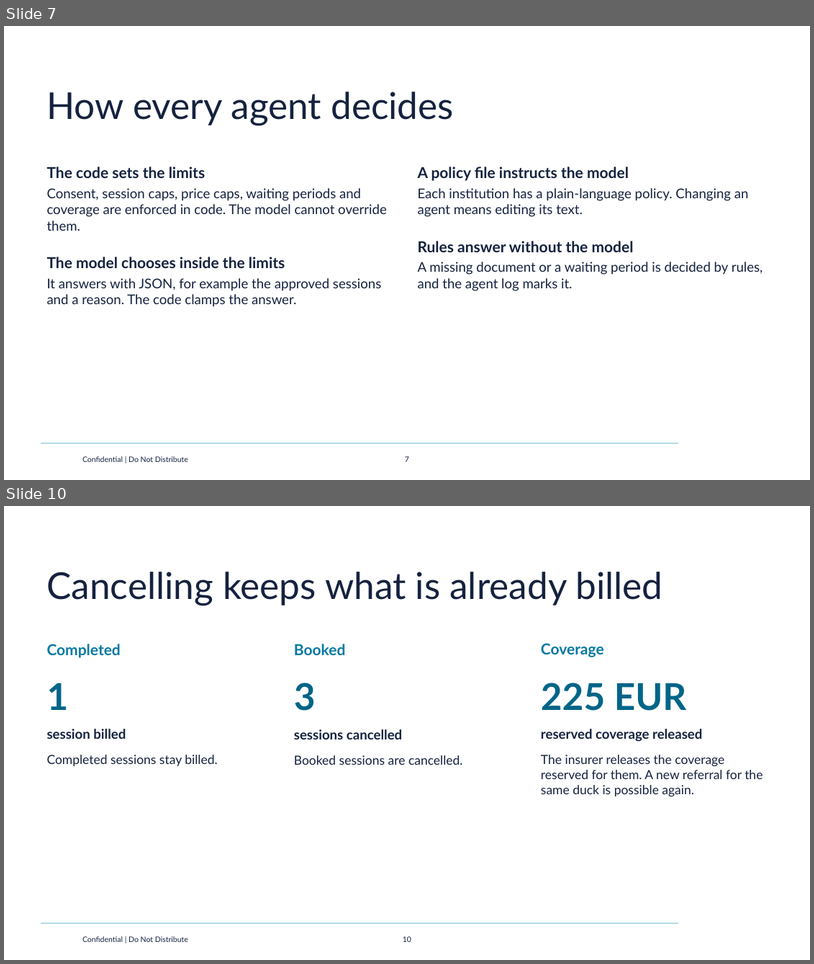
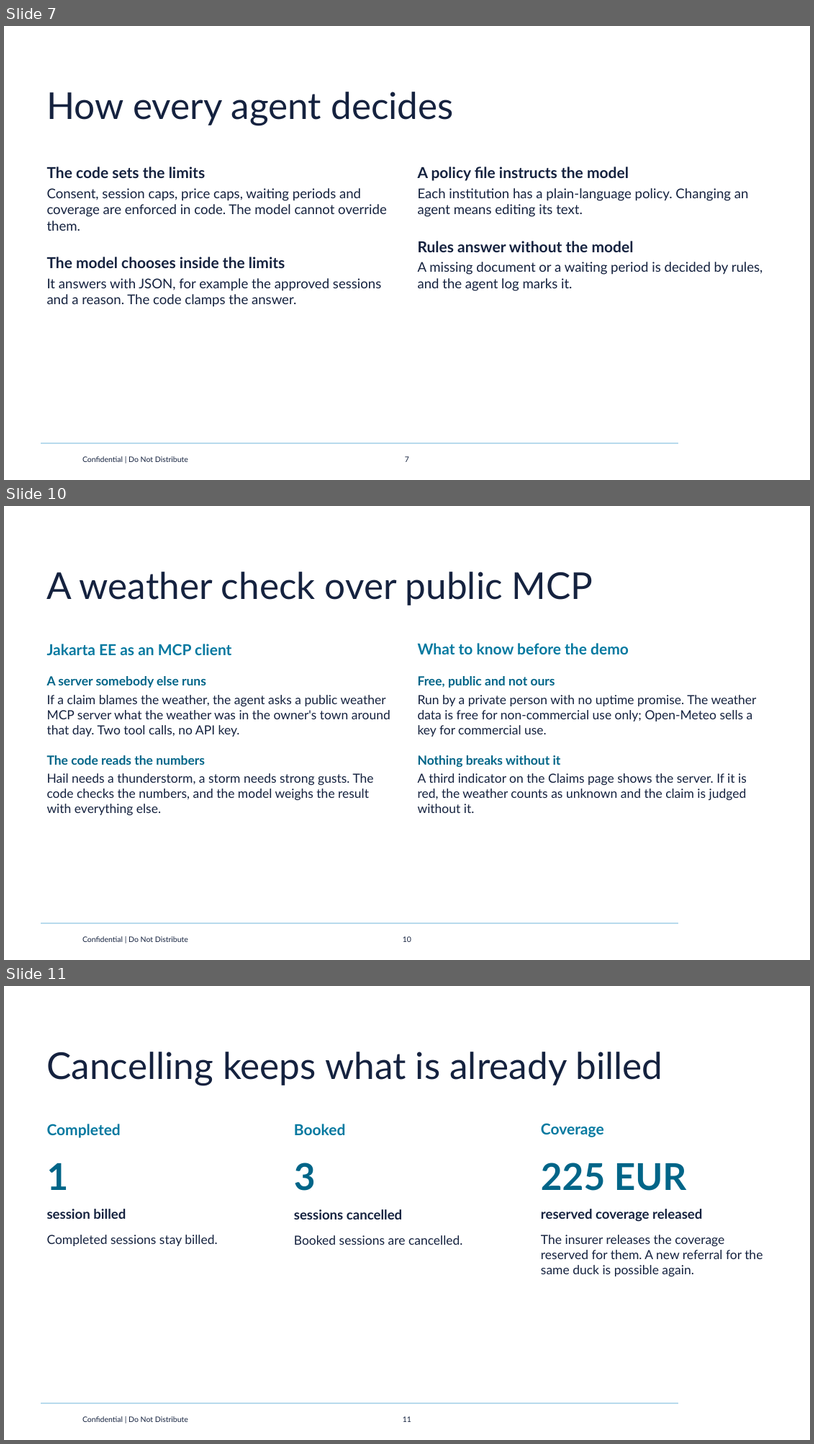
Before and after one commit to HanSolo/duckinsurance, a slide deck: Duck_agents_Azul.pptx. Shown one above the other, each under a label of ours: slides 7 and 10 before the commit, slides 7, 10 and 11 after it; the slides between them are not shown. The pictures are 814x964 and 814x1444 pixels, drawn with LibreOffice and Linux fonts; fonts in the diff are those of the drawing; background and template pictures are left out. Boxes give left, top, right and bottom in pixels: in the first picture for what was removed or moved away, otherwise in the second. Text is boxed around its words. In the diff, an @@ line names an element or a change of style, - is before the commit and + after.

Commit message:
Added a weather check to the fraud agent
So the Fraud agent now also checks against weather conditions with a public mcp server that has historic data. So the Insurance app also acts as mcp client. Therefor new data has been seeded to have a test case

```diff
--- a/Duck_agents_Azul.pptx
+++ b/Duck_agents_Azul.pptx
@@ slide 10 added at (4,506,810,960), background picture (left out); not listed: 3 template elements that a slide beside it also shows @@
@@ title added at (47,572,594,605), 44 pt, text #15223F @@
+A weather check over public MCP
@@ text added at (47,644,232,655), 18 pt, text #0579A0, bold @@
+Jakarta EE as an MCP client
@@ text added at (418,643,629,654), 18 pt, text #0579A0, bold @@
+What to know before the demo
@@ text added at (47,676,391,816), 15 pt, text #15223F @@
+A server somebody else runs
+If a claim blames the weather, the agent asks a public weather MCP server what the weather was in the owner's town around that day. Two tool calls, no API key.
+The code reads the numbers
+Hail needs a thunderstorm, a storm needs strong gusts. The code checks the numbers, and the model weighs the result with everything else.
@@ text added at (418,676,757,813), 15 pt, text #15223F @@
+Free, public and not ours
+Run by a private person with no uptime promise. The weather data is free for non-commercial use only; Open-Meteo sells a key for commercial use.
+Nothing breaks without it
+A third indicator on the Claims page shows the server. If it is red, the weather counts as unknown and the claim is judged without it.
@@ what was slide 10 is now slide 11 @@
@@ page number at (403,1416,412,1422): text changed @@
-10
+11
```
Also in this commit, not shown: 4 slides changed, 20 other files.
